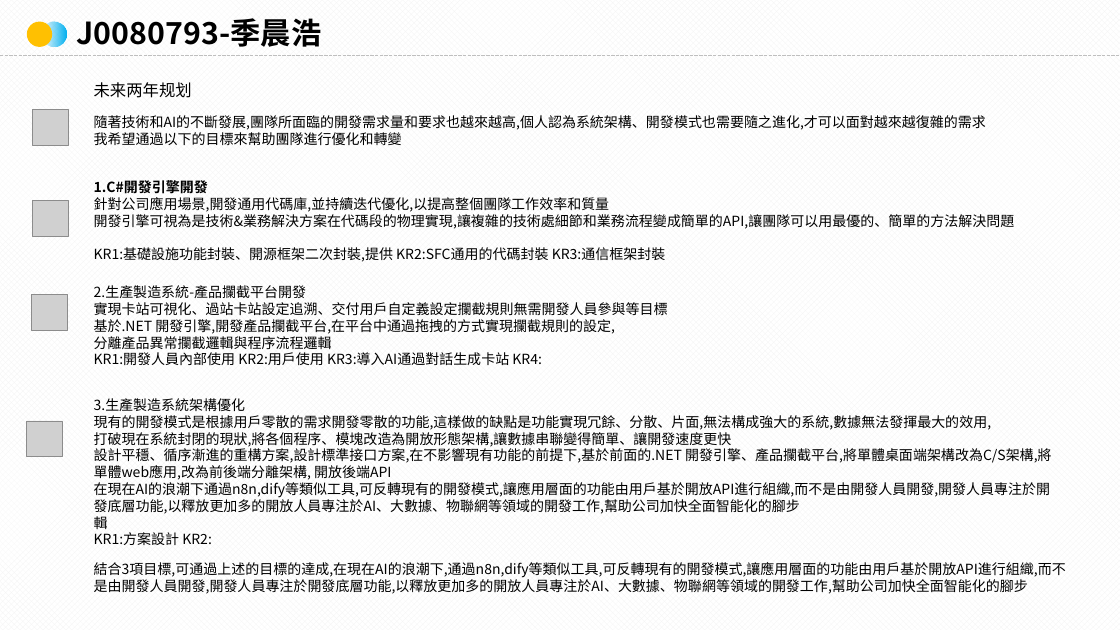
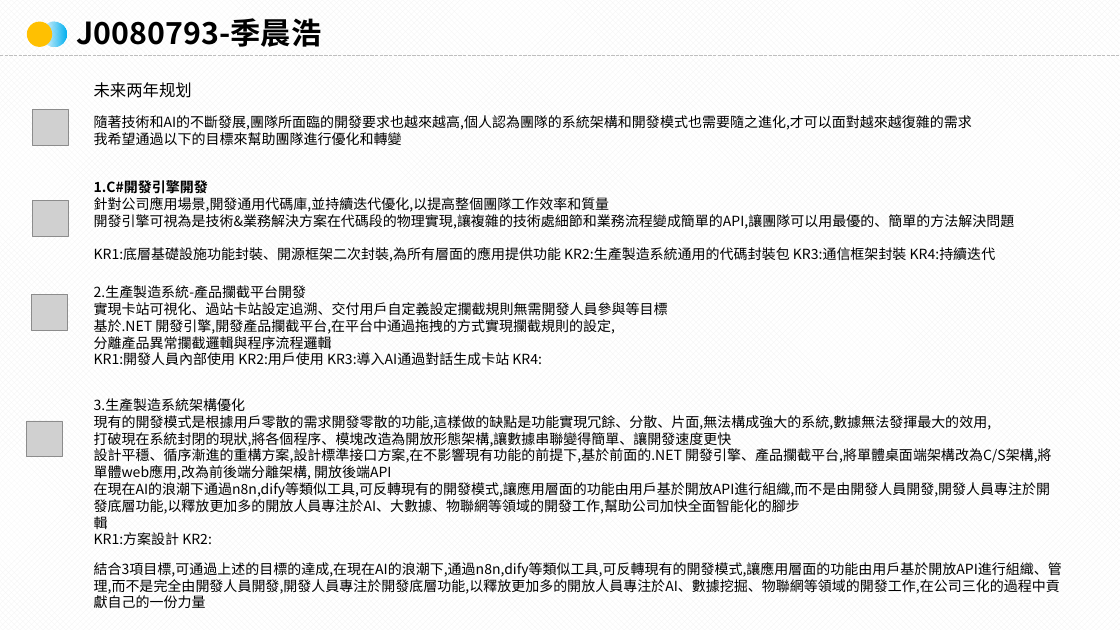
Before and after one commit to NoBug4Ever/work_files, a slide deck: slide 5 of J0080793.pptx. Drawn at 1120x630 pixels with LibreOffice and Linux fonts; fonts in the diff are those of the drawing; grey boxes stand for pictures; background and template pictures are left out. Boxes give left, top, right and bottom in pixels: in the first picture for what was removed or moved away, otherwise in the second. Text is boxed around its words. In the diff, an @@ line names an element or a change of style, - is before the commit and + after.

Commit message:
update

```diff
--- a/J0080793.pptx
+++ b/J0080793.pptx
@@ text at (94, 115, 972, 130): text changed @@
-隨著技術和AI的不斷發展,團隊所面臨的開發需求量和要求也越來越高,個人認為系統架構、開發模式也需要隨之進化,才可以面對越來越復雜的需求
+隨著技術和AI的不斷發展,團隊所面臨的開發要求也越來越高,個人認為團隊的系統架構和開發模式也需要隨之進化,才可以面對越來越復雜的需求
@@ text at (94, 247, 996, 262): text changed @@
-KR1:基礎設施功能封裝、開源框架二次封裝,提供 KR2:SFC通用的代碼封裝 KR3:通信框架封裝
+KR1:底層基礎設施功能封裝、開源框架二次封裝,為所有層面的應用提供功能 KR2:生產製造系統通用的代碼封裝包 KR3:通信框架封裝 KR4:持續迭代
@@ text at (94, 562, 1062, 608): text changed @@
-結合3項目標,可通過上述的目標的達成,在現在AI的浪潮下,通過n8n,dify等類似工具,可反轉現有的開發模式,讓應用層面的功能由用戶基於開放API進行組織,而不是由開發人員開發,開發人員專注於開發底層功能,以釋放更加多的開放人員專注於AI、大數據、物聯網等領域的開發工作,幫助公司加快全面智能化的腳步
+結合3項目標,可通過上述的目標的達成,在現在AI的浪潮下,通過n8n,dify等類似工具,可反轉現有的開發模式,讓應用層面的功能由用戶基於開放API進行組織、管理,而不是完全由開發人員開發,開發人員專注於開發底層功能,以釋放更加多的開放人員專注於AI、數據挖掘、物聯網等領域的開發工作,在公司三化的過程中貢獻自己的一份力量
```
Also in this commit, not shown: 1 other slide changed.
